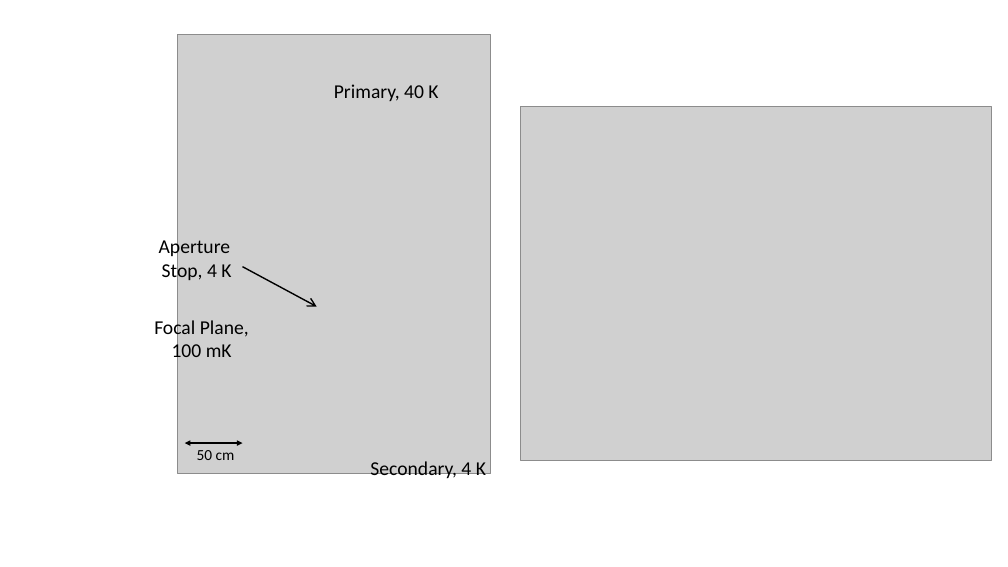
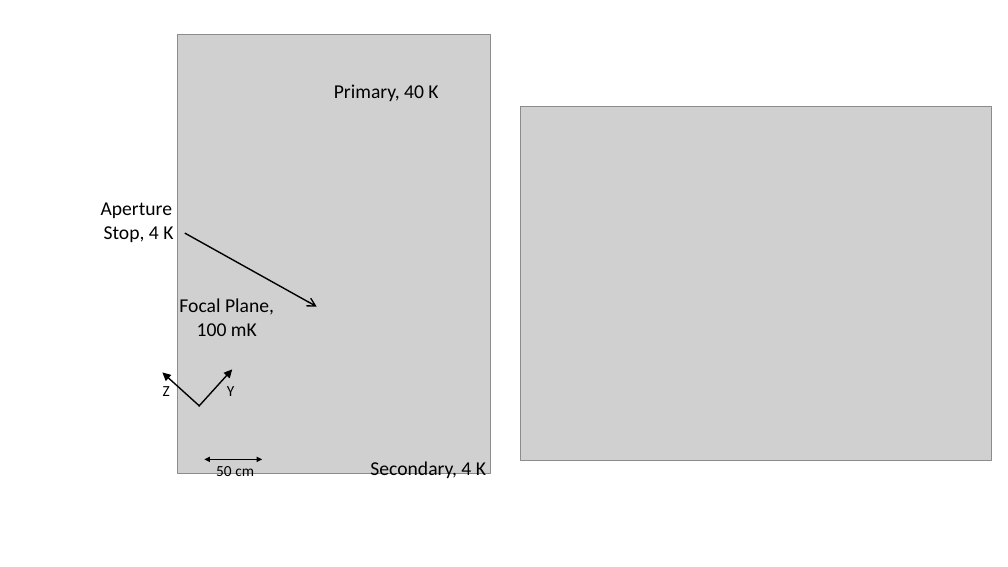
Before and after one commit to CMB-Probe/SPIE_optics_paper, a slide deck: slide 1 of editing_images/rays_and_strehls.pptx. Drawn at 1008x567 pixels with LibreOffice and Linux fonts; fonts in the diff are those of the drawing; grey boxes stand for pictures. Boxes give left, top, right and bottom in pixels: in the first picture for what was removed or moved away, otherwise in the second. Text is boxed around its words. In the diff, an @@ line names an element or a change of style, - is before the commit and + after.

```diff
--- a/editing_images/rays_and_strehls.pptx
+++ b/editing_images/rays_and_strehls.pptx
@@ text "Aperture" rewrapped from (x1=159, y1=237, x2=231, y2=282) to (x1=101, y1=202, x2=173, y2=242) @@
@@ arrow moved from (243, 267) - (317, 306) to (184, 233) - (317, 306) @@
@@ text "Focal Plane, 100 mK" rewrapped from (x1=154, y1=318, x2=249, y2=363) to (x1=179, y1=298, x2=274, y2=336) @@
@@ group added at (x1=162, y1=370, x2=234, y2=406): 2 arrows, 2 texts @@
+Y
+Z
@@ text "50 cm" rewrapped from (x1=197, y1=450, x2=235, y2=460) to (x1=216, y1=466, x2=254, y2=481) @@
@@ double arrow moved from (184, 444) - (243, 444) to (205, 460) - (262, 460) @@
```
Also in this commit, not shown: 1 other slide changed, 4 other files.
